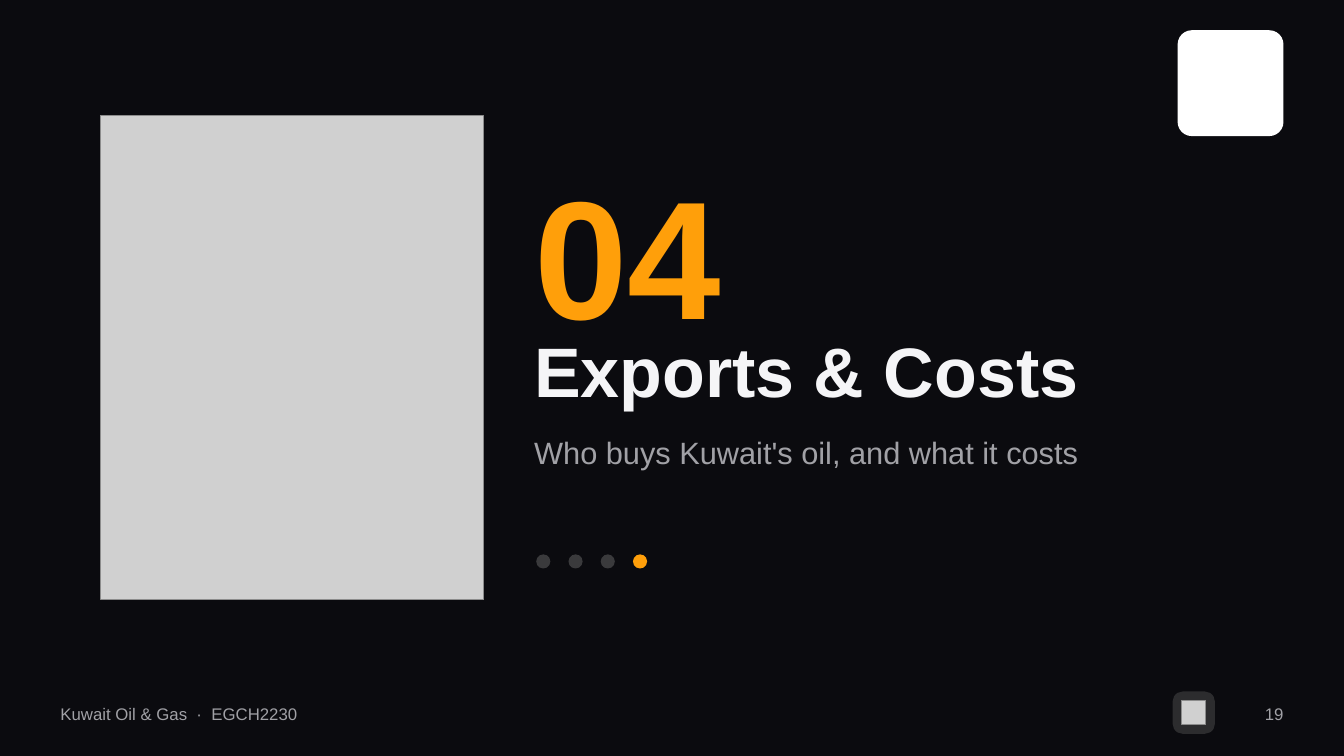
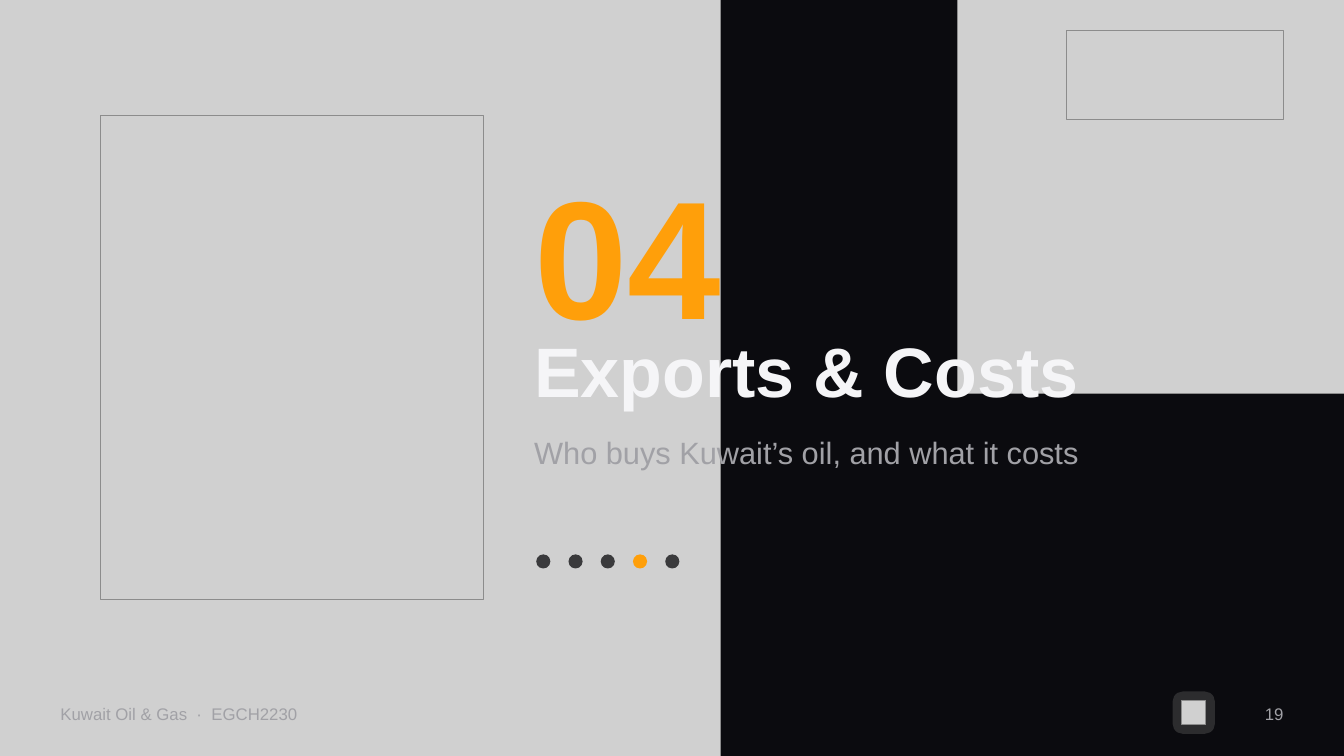
Before and after one commit to 0ceanmind/shahad-research, a slide deck: slide 24 of Kuwait_Oil_and_Gas_Presentation.pptx (slide 19 before the commit). Drawn at 1344x756 pixels with LibreOffice and Linux fonts; fonts in the diff are those of the drawing; grey boxes stand for pictures; background and template pictures are left out. Boxes give left, top, right and bottom in pixels: in the first picture for what was removed or moved away, otherwise in the second. Text is boxed around its words. In the diff, an @@ line names an element or a change of style, - is before the commit and + after.

```diff
--- a/Kuwait_Oil_and_Gas_Presentation.pptx
+++ b/Kuwait_Oil_and_Gas_Presentation.pptx
@@ picture added at [0,0,721,756] @@
@@ picture added at [958,0,1344,393] @@
@@ picture added at [1067,30,1284,120] @@
@@ rounded rectangle removed at [1178,30,1284,136] @@
@@ text at [534,439,1079,469]: text changed @@
-Who buys Kuwait's oil, and what it costs
+Who buys Kuwait’s oil, and what it costs
@@ ellipse added at [665,555,680,569], fill #3A3A3C @@
@@ text removed at [60,708,297,720] @@
-Kuwait Oil & Gas · EGCH2230
@@ text added at [60,708,297,720], 12 pt, text #A1A1A6 @@
+Kuwait Oil & Gas · EGCH2230
```
Also in this commit, not shown: 27 other slides changed, 5 slides added, 12 other files.
